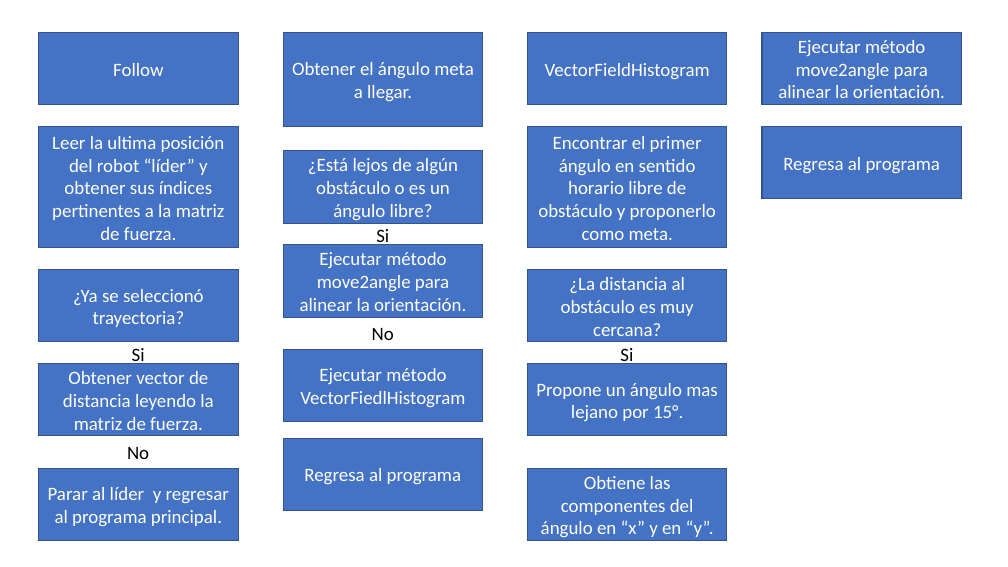
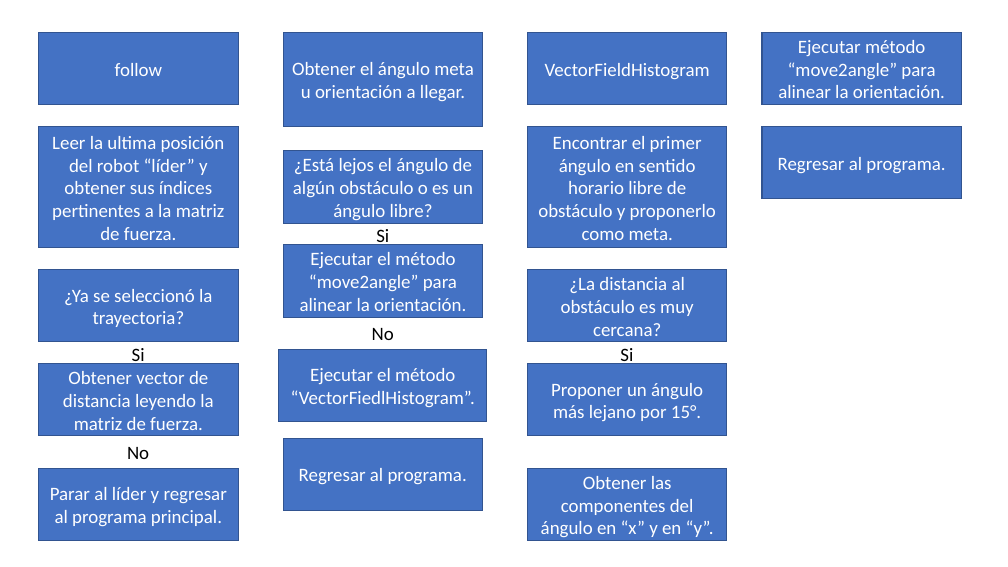
Before and after one commit to lfzarazuaa/Tesis_Lider_Seguidor, a slide deck: slide 5 of Diagramas_de_flujo.pptx. Drawn at 1008x567 pixels with LibreOffice and Linux fonts; fonts in the diff are those of the drawing. Boxes give left, top, right and bottom in pixels: in the first picture for what was removed or moved away, otherwise in the second. Text is boxed around its words. In the diff, an @@ line names an element or a change of style, - is before the commit and + after.

```diff
--- a/Diagramas_de_flujo.pptx
+++ b/Diagramas_de_flujo.pptx
@@ text in rectangle at <box>778,40,945,98</box>: text changed @@
-Ejecutar método move2angle para alinear la orientación.
+Ejecutar método “move2angle” para alinear la orientación.
@@ text in rectangle at <box>115,63,162,76</box>: text changed @@
-Follow
+follow
@@ text in rectangle at <box>292,62,474,101</box>: text changed @@
-Obtener el ángulo meta a llegar.
+Obtener el ángulo meta u orientación a llegar.
@@ text in rectangle at <box>293,158,473,220</box>: text changed @@
-¿Está lejos de algún obstáculo o es un ángulo libre?
+¿Está lejos el ángulo de algún obstáculo o es un ángulo libre?
@@ text in rectangle at <box>778,157,945,173</box>: text changed @@
-Regresa al programa
+Regresar al programa.
@@ text in rectangle at <box>300,252,466,311</box>: text changed @@
-Ejecutar método move2angle para alinear la orientación.
+Ejecutar el método “move2angle” para alinear la orientación.
@@ text in rectangle at <box>64,289,212,327</box>: text changed @@
-¿Ya se seleccionó trayectoria?
+¿Ya se seleccionó la trayectoria?
@@ rectangle "Ejecutar el método “VectorFiedlHistogram”.": place and size @@
-rectangle "Ejecutar el método “VectorFiedlHistogram”." at <box>284,349,483,422</box>
+rectangle "Ejecutar el método “VectorFiedlHistogram”." at <box>279,349,487,422</box>
@@ text in rectangle at <box>291,368,475,407</box>: text changed @@
-Ejecutar método VectorFiedlHistogram
+Ejecutar el método “VectorFiedlHistogram”.
@@ text in rectangle at <box>551,383,703,421</box>: text changed @@
-Propone un ángulo mas lejano por 15°.
+Proponer un ángulo más lejano por 15°.
@@ text in rectangle at <box>299,468,467,484</box>: text changed @@
-Regresa al programa
+Regresar al programa.
@@ text in rectangle at <box>541,476,714,537</box>: text changed @@
-Obtiene las componentes del ángulo en “x” y en “y”.
+Obtener las componentes del ángulo en “x” y en “y”.
```
Also in this commit, not shown: 7 other slides changed, 6 slides added.
